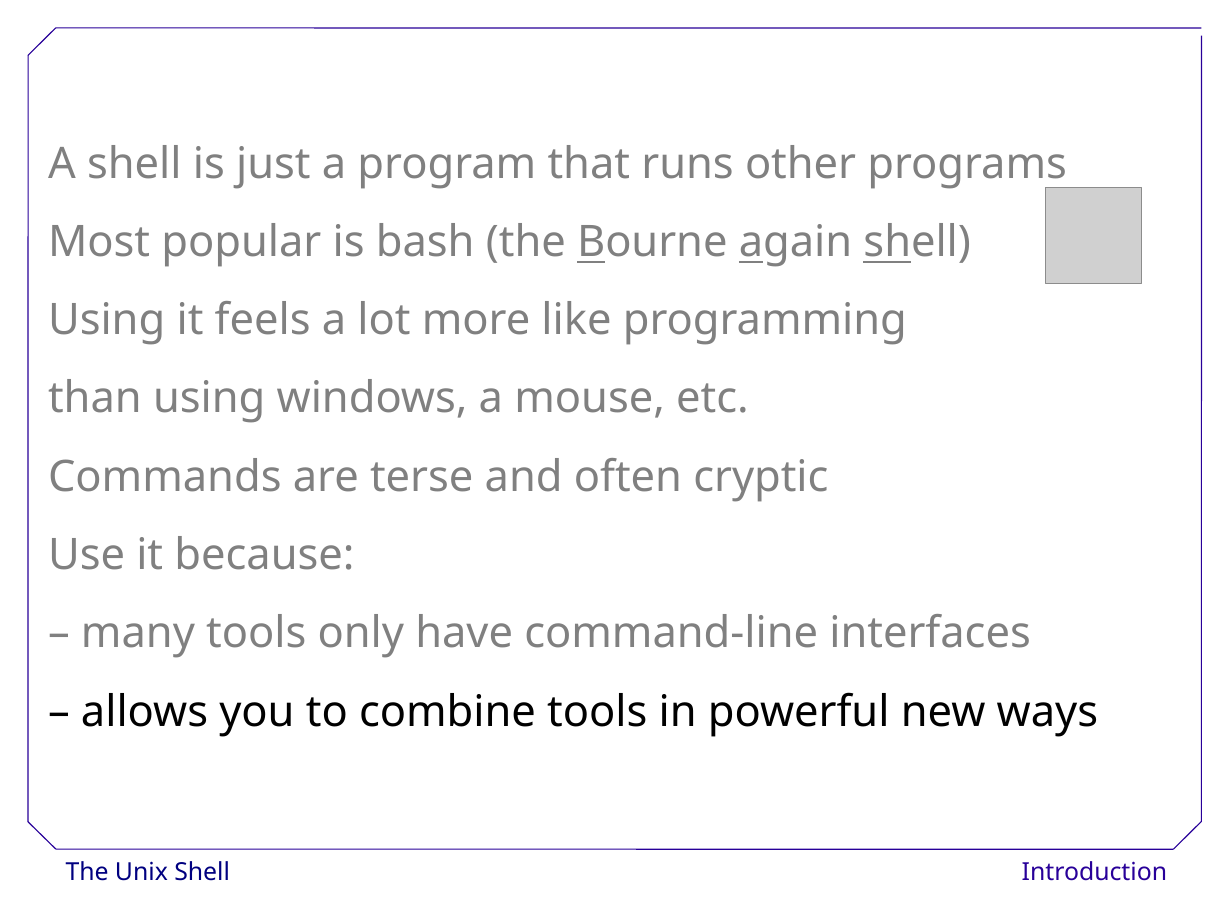
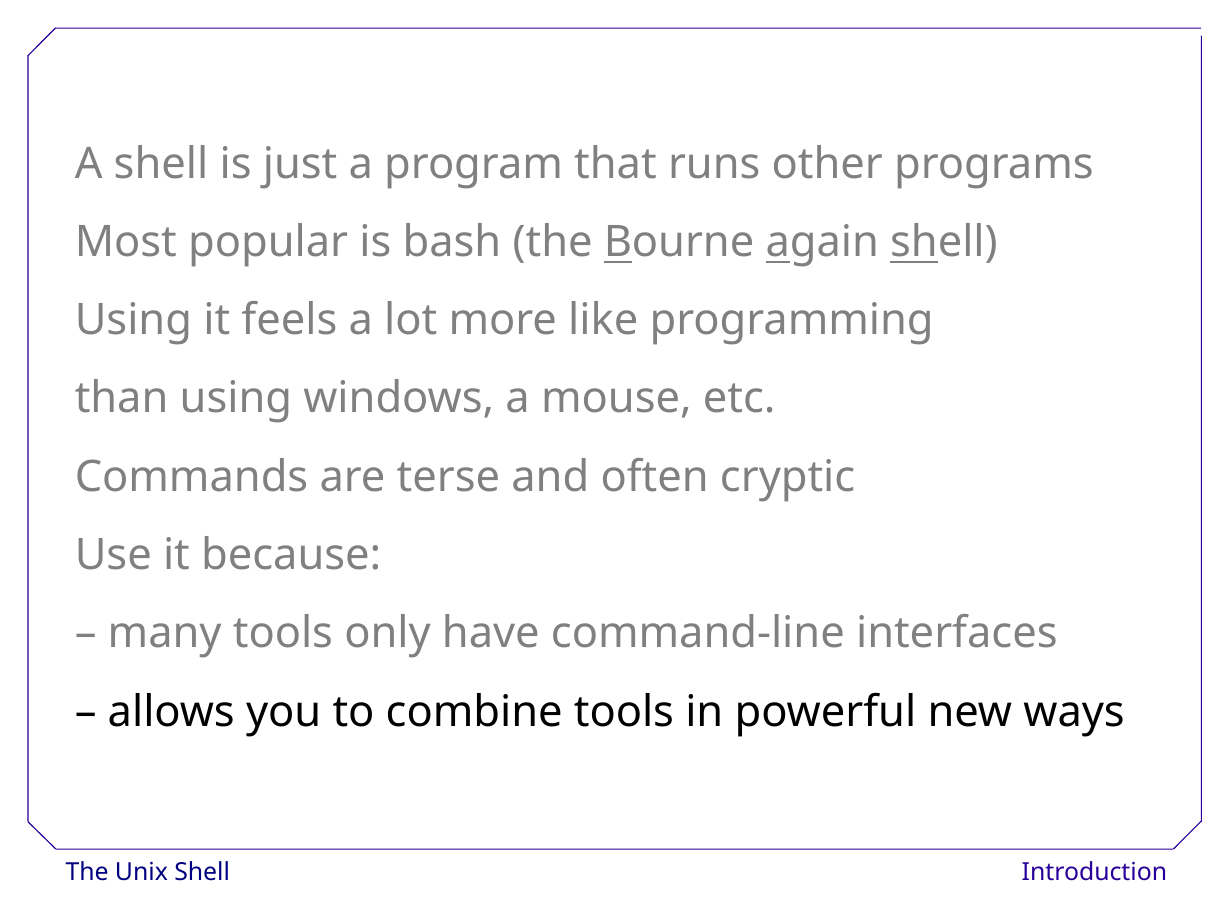
Before and after one commit to swcarpentry/DEPRECATED-boot-camps, a slide deck: slide 34 of 1-Shell/shell-intro.ppt. Drawn at 1232x924 pixels with LibreOffice and Linux fonts; fonts in the diff are those of the drawing; grey boxes stand for pictures; background and template pictures are left out. Boxes give left, top, right and bottom in pixels: in the first picture for what was removed or moved away, otherwise in the second. Text is boxed around its words. In the diff, an @@ line names an element or a change of style, - is before the commit and + after.

Commit message:
Removed reference to cygwin (won't be teaching it--Windows users, if there are any, will use git bash). Tweaked some formatting to work with libreoffice.

```diff
--- a/1-Shell/shell-intro.ppt
+++ b/1-Shell/shell-intro.ppt
@@ text "A shell is just a ...": place and size @@
-text "A shell is just a ..." at [48, 145, 1098, 737]
+text "A shell is just a ..." at [75, 145, 1124, 737]
@@ picture removed at [1046, 188, 1143, 284] @@
```
Also in this commit, not shown: 8 other slides changed.
